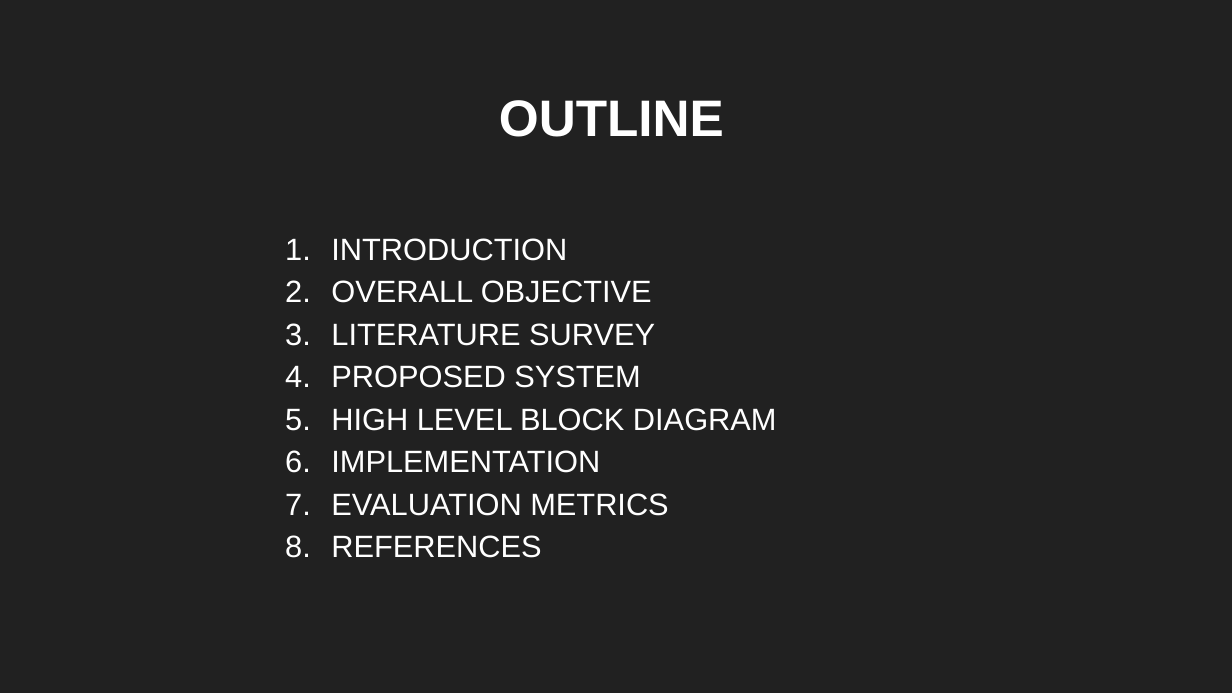
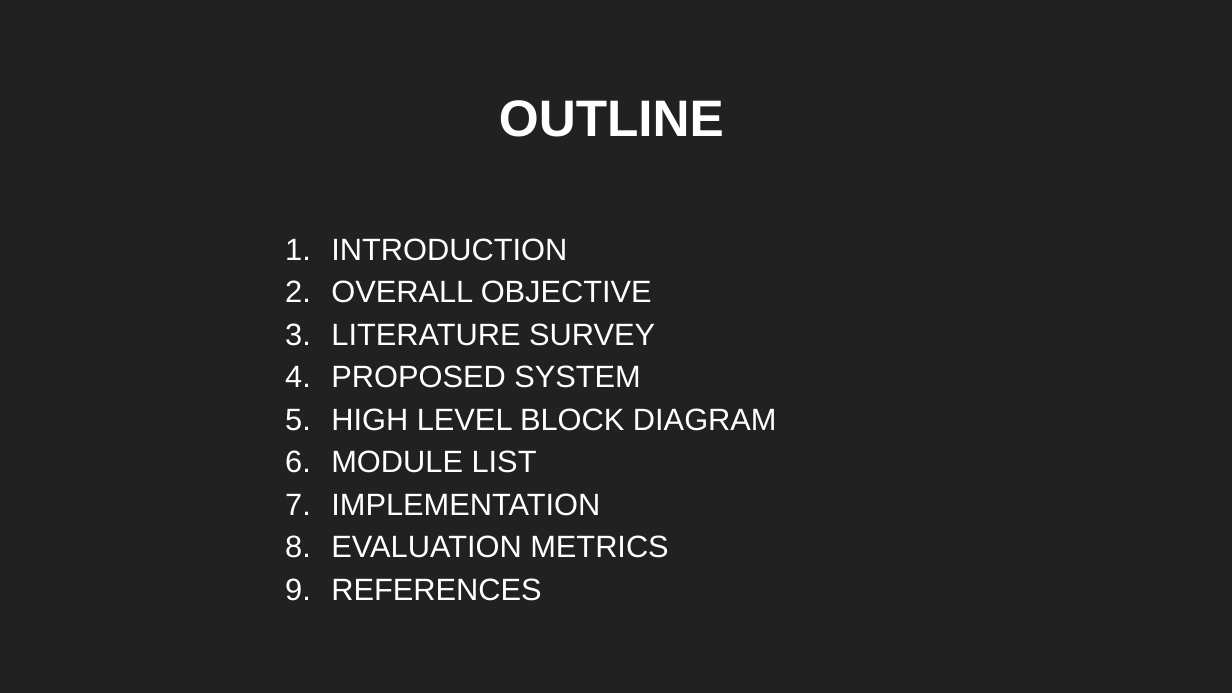
Before and after one commit to sbenstewart/cantina-plus, a slide deck: slide 2 of presentation/first/FYP First.pptx. Drawn at 1232x693 pixels with LibreOffice and Linux fonts; fonts in the diff are those of the drawing. Boxes give left, top, right and bottom in pixels: in the first picture for what was removed or moved away, otherwise in the second. Text is boxed around its words. In the diff, an @@ line names an element or a change of style, - is before the commit and + after.

```diff
--- a/presentation/first/FYP First.pptx
+++ b/presentation/first/FYP First.pptx
@@ subtitle at (x1=331, y1=450, x2=537, y2=473): paragraph added @@
+6. MODULE LIST
```
Also in this commit, not shown: 3 other slides changed, 4 slides added, 5 slides removed, 1 other file.
